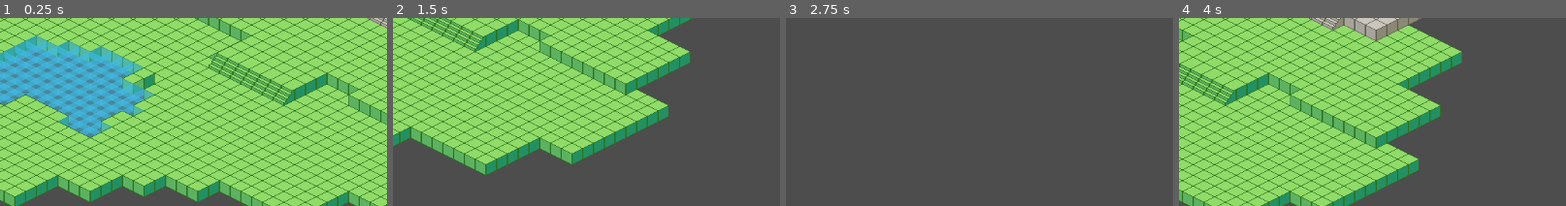
Above: before the commit, frames 1-4 (left to right).
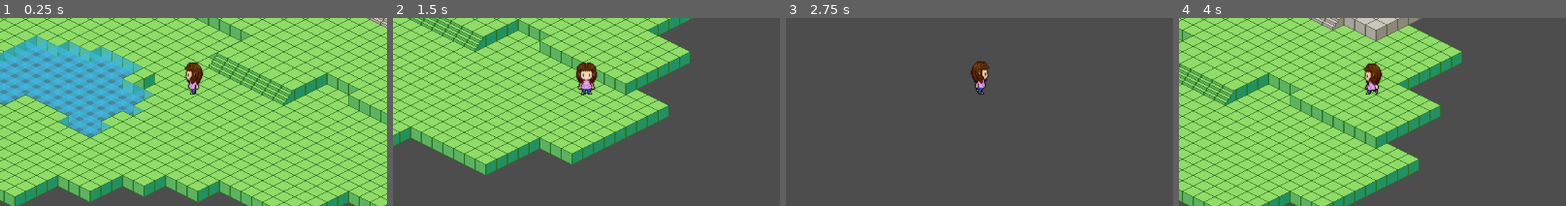
Above: after the commit, the same moments.

Repository: felixgao-0/juiceGame
Game: Godot game, scene res://main.tscn
The game is run twice, just before and just after one commit, with the same random seed, the same clock (stepped at 60 frames per second) and the same inputs.
Inputs:
- Up to frame 1 (0.25 s): no input
- Up to frame 2 (1.5 s): tap Enter at 0.5 s; hold D (move_right) 0.53-1.28 s; hold S (move_down) from 1.28 s (still down)
- Up to frame 3 (2.75 s): release S (move_down) at 2.03 s; hold D (move_right) from 2.03 s (still down)
- Up to frame 4 (4 s): release D (move_right) at 2.78 s; hold W (move_up) 2.78-3.53 s; hold A (move_left) from 3.53 s (still down)
The pictures show only the part of the screen within x 25-75%, y 42-92%; the shares and areas given below are measured in that part.

The runs differ from the first frame. In frame 1, 0.6% of the frame differs, in the area x 47-53%, y 23-41%; in frame 2, 0.8%; in frame 3, 0.6%; in frame 4, 0.6%.

Commit message:
new player model + movement animations

Diff:
--- a/assets/main_char/player.gd
+++ b/assets/main_char/player.gd
@@ -11,7 +11,7 @@
 
 # Called every frame. 'delta' is the elapsed time since the previous frame.
 func _process(delta: float) -> void:
-	var velocity = Vector2.ZERO # The player's movement vector.
+	velocity = Vector2.ZERO # The player's movement vector.
 	if Input.is_action_pressed("move_right"):
 		velocity.x += 1
 	if Input.is_action_pressed("move_left"):
@@ -26,15 +26,30 @@
 		$AnimatedSprite2D.play()
 	else:
 		$AnimatedSprite2D.stop()
+		$AnimatedSprite2D.frame = 0
 
 	position += velocity * delta
 	position = position.clamp(Vector2.ZERO, screen_size)
 
-	if velocity.x != 0:
-		$AnimatedSprite2D.animation = "walk"
-		$AnimatedSprite2D.flip_v = false
-		# See the note below about the following boolean assignment.
-		$AnimatedSprite2D.flip_h = velocity.x < 0
+	if Input.is_action_pressed("move_left"):
+		if Input.is_action_pressed("move_up"):
+			$AnimatedSprite2D.animation = "upleft"
+		elif Input.is_action_pressed("move_down"):
+			$AnimatedSprite2D.animation = "downleft"
+		else:
+			$AnimatedSprite2D.animation = "sideleft"
+	elif Input.is_action_pressed("move_right"):
+		if Input.is_action_pressed("move_up"):
+			$AnimatedSprite2D.animation = "upright"
+		elif Input.is_action_pressed("move_down"):
+			$AnimatedSprite2D.animation = "downright"
+		else:
+			$AnimatedSprite2D.animation = "sideright"
+
 	elif velocity.y != 0:
-		$AnimatedSprite2D.animation = "up"
-		$AnimatedSprite2D.flip_v = velocity.y > 0
+		if velocity.y > 0: # up = false, down = true
+			# true, so face infront for down
+			$AnimatedSprite2D.animation = "front"
+		else:
+			# false, so face away for up ^
+			$AnimatedSprite2D.animation = "back"
--- a/assets/main_char/player.tscn
+++ b/assets/main_char/player.tscn
@@ -1,50 +1,572 @@
-[gd_scene load_steps=8 format=3 uid="uid://blflwe1kl27st"]
+[gd_scene load_steps=77 format=3 uid="uid://blflwe1kl27st"]
 
 [ext_resource type="Script" path="res://assets/main_char/player.gd" id="1_6th0s"]
-[ext_resource type="Texture2D" uid="uid://d3tibc1wldi8e" path="res://assets/main_char/playerGrey_up1.png" id="1_eu2hn"]
-[ext_resource type="Texture2D" uid="uid://d2t0njpycbbi0" path="res://assets/main_char/playerGrey_up2.png" id="2_oycvf"]
-[ext_resource type="Texture2D" uid="uid://pe4al60xtsxp" path="res://assets/main_char/playerGrey_walk1.png" id="3_gifp0"]
-[ext_resource type="Texture2D" uid="uid://cls5q0s4r54an" path="res://assets/main_char/playerGrey_walk2.png" id="4_c7u5s"]
+[ext_resource type="Texture2D" uid="uid://bb5se6rgdtckw" path="res://assets/main_char/player.png" id="2_6aufi"]
+
+[sub_resource type="AtlasTexture" id="AtlasTexture_iraua"]
+atlas = ExtResource("2_6aufi")
+region = Rect2(2, 144, 23, 36)
+
+[sub_resource type="AtlasTexture" id="AtlasTexture_a5mku"]
+atlas = ExtResource("2_6aufi")
+region = Rect2(25, 144, 23, 36)
+
+[sub_resource type="AtlasTexture" id="AtlasTexture_ly5rl"]
+atlas = ExtResource("2_6aufi")
+region = Rect2(48, 144, 23, 36)
+
+[sub_resource type="AtlasTexture" id="AtlasTexture_5j1uw"]
+atlas = ExtResource("2_6aufi")
+region = Rect2(71, 144, 23, 36)
+
+[sub_resource type="AtlasTexture" id="AtlasTexture_2lerv"]
+atlas = ExtResource("2_6aufi")
+region = Rect2(94, 144, 23, 36)
+
+[sub_resource type="AtlasTexture" id="AtlasTexture_sm0ya"]
+atlas = ExtResource("2_6aufi")
+region = Rect2(117, 144, 23, 36)
+
+[sub_resource type="AtlasTexture" id="AtlasTexture_vnimk"]
+atlas = ExtResource("2_6aufi")
+region = Rect2(140, 144, 23, 36)
+
+[sub_resource type="AtlasTexture" id="AtlasTexture_snoil"]
+atlas = ExtResource("2_6aufi")
+region = Rect2(163, 144, 23, 36)
+
+[sub_resource type="AtlasTexture" id="AtlasTexture_q8b7p"]
+atlas = ExtResource("2_6aufi")
+region = Rect2(186, 144, 23, 36)
+
+[sub_resource type="AtlasTexture" id="AtlasTexture_ww6qp"]
+atlas = ExtResource("2_6aufi")
+region = Rect2(2, 252, 23, 36)
+
+[sub_resource type="AtlasTexture" id="AtlasTexture_23jpu"]
+atlas = ExtResource("2_6aufi")
+region = Rect2(25, 252, 23, 36)
+
+[sub_resource type="AtlasTexture" id="AtlasTexture_yhyuj"]
+atlas = ExtResource("2_6aufi")
+region = Rect2(48, 252, 23, 36)
+
+[sub_resource type="AtlasTexture" id="AtlasTexture_0uk2e"]
+atlas = ExtResource("2_6aufi")
+region = Rect2(71, 252, 23, 36)
+
+[sub_resource type="AtlasTexture" id="AtlasTexture_sm5q3"]
+atlas = ExtResource("2_6aufi")
+region = Rect2(94, 252, 23, 36)
+
+[sub_resource type="AtlasTexture" id="AtlasTexture_vidff"]
+atlas = ExtResource("2_6aufi")
+region = Rect2(117, 252, 23, 36)
+
+[sub_resource type="AtlasTexture" id="AtlasTexture_y0x7b"]
+atlas = ExtResource("2_6aufi")
+region = Rect2(140, 252, 23, 36)
+
+[sub_resource type="AtlasTexture" id="AtlasTexture_cp0d1"]
+atlas = ExtResource("2_6aufi")
+region = Rect2(163, 252, 23, 36)
+
+[sub_resource type="AtlasTexture" id="AtlasTexture_3nyvv"]
+atlas = ExtResource("2_6aufi")
+region = Rect2(186, 252, 23, 36)
+
+[sub_resource type="AtlasTexture" id="AtlasTexture_ujwl3"]
+atlas = ExtResource("2_6aufi")
+region = Rect2(2, 36, 23, 36)
+
+[sub_resource type="AtlasTexture" id="AtlasTexture_eqe1o"]
+atlas = ExtResource("2_6aufi")
+region = Rect2(25, 36, 23, 36)
+
+[sub_resource type="AtlasTexture" id="AtlasTexture_2ajv1"]
+atlas = ExtResource("2_6aufi")
+region = Rect2(48, 36, 23, 36)
+
+[sub_resource type="AtlasTexture" id="AtlasTexture_ponlb"]
+atlas = ExtResource("2_6aufi")
+region = Rect2(71, 36, 23, 36)
+
+[sub_resource type="AtlasTexture" id="AtlasTexture_htoat"]
+atlas = ExtResource("2_6aufi")
+region = Rect2(94, 36, 23, 36)
+
+[sub_resource type="AtlasTexture" id="AtlasTexture_a747s"]
+atlas = ExtResource("2_6aufi")
+region = Rect2(117, 36, 23, 36)
+
+[sub_resource type="AtlasTexture" id="AtlasTexture_6j3cb"]
+atlas = ExtResource("2_6aufi")
+region = Rect2(140, 36, 23, 36)
+
+[sub_resource type="AtlasTexture" id="AtlasTexture_y8de4"]
+atlas = ExtResource("2_6aufi")
+region = Rect2(163, 36, 23, 36)
+
+[sub_resource type="AtlasTexture" id="AtlasTexture_mykms"]
+atlas = ExtResource("2_6aufi")
+region = Rect2(186, 36, 23, 36)
+
+[sub_resource type="AtlasTexture" id="AtlasTexture_fjgc2"]
+atlas = ExtResource("2_6aufi")
+region = Rect2(2, 0, 23, 36)
+
+[sub_resource type="AtlasTexture" id="AtlasTexture_lo4qt"]
+atlas = ExtResource("2_6aufi")
+region = Rect2(25, 0, 23, 36)
+
+[sub_resource type="AtlasTexture" id="AtlasTexture_pyvnt"]
+atlas = ExtResource("2_6aufi")
+region = Rect2(48, 0, 23, 36)
+
+[sub_resource type="AtlasTexture" id="AtlasTexture_dff8l"]
+atlas = ExtResource("2_6aufi")
+region = Rect2(71, 0, 23, 36)
+
+[sub_resource type="AtlasTexture" id="AtlasTexture_yptvm"]
+atlas = ExtResource("2_6aufi")
+region = Rect2(94, 0, 23, 36)
+
+[sub_resource type="AtlasTexture" id="AtlasTexture_rriy2"]
+atlas = ExtResource("2_6aufi")
+region = Rect2(117, 0, 23, 36)
+
+[sub_resource type="AtlasTexture" id="AtlasTexture_al0jh"]
+atlas = ExtResource("2_6aufi")
+region = Rect2(140, 0, 23, 36)
+
+[sub_resource type="AtlasTexture" id="AtlasTexture_uwvq7"]
+atlas = ExtResource("2_6aufi")
+region = Rect2(163, 0, 23, 36)
+
+[sub_resource type="AtlasTexture" id="AtlasTexture_0bk5t"]
+atlas = ExtResource("2_6aufi")
+region = Rect2(186, 0, 23, 36)
+
+[sub_resource type="AtlasTexture" id="AtlasTexture_uxtrd"]
+atlas = ExtResource("2_6aufi")
+region = Rect2(2, 216, 23, 36)
+
+[sub_resource type="AtlasTexture" id="AtlasTexture_t8s88"]
+atlas = ExtResource("2_6aufi")
+region = Rect2(25, 216, 23, 36)
+
+[sub_resource type="AtlasTexture" id="AtlasTexture_v13tk"]
+atlas = ExtResource("2_6aufi")
+region = Rect2(48, 216, 23, 36)
+
+[sub_resource type="AtlasTexture" id="AtlasTexture_owu4e"]
+atlas = ExtResource("2_6aufi")
+region = Rect2(71, 216, 23, 36)
+
+[sub_resource type="AtlasTexture" id="AtlasTexture_6udmc"]
+atlas = ExtResource("2_6aufi")
+region = Rect2(94, 216, 23, 36)
+
+[sub_resource type="AtlasTexture" id="AtlasTexture_tlv1f"]
+atlas = ExtResource("2_6aufi")
+region = Rect2(117, 216, 23, 36)
+
+[sub_resource type="AtlasTexture" id="AtlasTexture_6jmjf"]
+atlas = ExtResource("2_6aufi")
+region = Rect2(140, 216, 23, 36)
+
+[sub_resource type="AtlasTexture" id="AtlasTexture_fmsgg"]
+atlas = ExtResource("2_6aufi")
+region = Rect2(163, 216, 23, 36)
+
+[sub_resource type="AtlasTexture" id="AtlasTexture_grkxm"]
+atlas = ExtResource("2_6aufi")
+region = Rect2(186, 216, 23, 36)
+
+[sub_resource type="AtlasTexture" id="AtlasTexture_na8qw"]
+atlas = ExtResource("2_6aufi")
+region = Rect2(2, 72, 23, 36)
+
+[sub_resource type="AtlasTexture" id="AtlasTexture_ya50g"]
+atlas = ExtResource("2_6aufi")
+region = Rect2(25, 72, 23, 36)
+
+[sub_resource type="AtlasTexture" id="AtlasTexture_sfoe2"]
+atlas = ExtResource("2_6aufi")
+region = Rect2(48, 72, 23, 36)
+
+[sub_resource type="AtlasTexture" id="AtlasTexture_srmfp"]
+atlas = ExtResource("2_6aufi")
+region = Rect2(71, 72, 23, 36)
+
+[sub_resource type="AtlasTexture" id="AtlasTexture_e8bjn"]
+atlas = ExtResource("2_6aufi")
+region = Rect2(94, 72, 23, 36)
+
+[sub_resource type="AtlasTexture" id="AtlasTexture_w5bhn"]
+atlas = ExtResource("2_6aufi")
+region = Rect2(117, 72, 23, 36)
+
+[sub_resource type="AtlasTexture" id="AtlasTexture_gre0c"]
+atlas = ExtResource("2_6aufi")
+region = Rect2(140, 72, 23, 36)
+
+[sub_resource type="AtlasTexture" id="AtlasTexture_whxm2"]
+atlas = ExtResource("2_6aufi")
+region = Rect2(163, 72, 23, 36)
+
+[sub_resource type="AtlasTexture" id="AtlasTexture_qb6l3"]
+atlas = ExtResource("2_6aufi")
+region = Rect2(186, 72, 23, 36)
+
+[sub_resource type="AtlasTexture" id="AtlasTexture_dm7ed"]
+atlas = ExtResource("2_6aufi")
+region = Rect2(2, 180, 23, 36)
+
+[sub_resource type="AtlasTexture" id="AtlasTexture_mhrhn"]
+atlas = ExtResource("2_6aufi")
+region = Rect2(25, 180, 23, 36)
+
+[sub_resource type="AtlasTexture" id="AtlasTexture_fv0q1"]
+atlas = ExtResource("2_6aufi")
+region = Rect2(48, 180, 23, 36)
+
+[sub_resource type="AtlasTexture" id="AtlasTexture_icrwa"]
+atlas = ExtResource("2_6aufi")
+region = Rect2(71, 180, 23, 36)
+
+[sub_resource type="AtlasTexture" id="AtlasTexture_lft6n"]
+atlas = ExtResource("2_6aufi")
+region = Rect2(94, 180, 23, 36)
+
+[sub_resource type="AtlasTexture" id="AtlasTexture_am80m"]
+atlas = ExtResource("2_6aufi")
+region = Rect2(117, 180, 23, 36)
+
+[sub_resource type="AtlasTexture" id="AtlasTexture_wpmny"]
+atlas = ExtResource("2_6aufi")
+region = Rect2(140, 180, 23, 36)
+
+[sub_resource type="AtlasTexture" id="AtlasTexture_gnlun"]
+atlas = ExtResource("2_6aufi")
+region = Rect2(163, 180, 23, 36)
+
+[sub_resource type="AtlasTexture" id="AtlasTexture_6oli6"]
+atlas = ExtResource("2_6aufi")
+region = Rect2(186, 180, 23, 36)
+
+[sub_resource type="AtlasTexture" id="AtlasTexture_ntf3t"]
+atlas = ExtResource("2_6aufi")
+region = Rect2(2, 108, 23, 36)
+
+[sub_resource type="AtlasTexture" id="AtlasTexture_cu0ww"]
+atlas = ExtResource("2_6aufi")
+region = Rect2(25, 108, 23, 36)
+
+[sub_resource type="AtlasTexture" id="AtlasTexture_b27ni"]
+atlas = ExtResource("2_6aufi")
+region = Rect2(48, 108, 23, 36)
+
+[sub_resource type="AtlasTexture" id="AtlasTexture_exvhq"]
+atlas = ExtResource("2_6aufi")
+region = Rect2(71, 108, 23, 36)
+
+[sub_resource type="AtlasTexture" id="AtlasTexture_u7yu3"]
+atlas = ExtResource("2_6aufi")
+region = Rect2(94, 108, 23, 36)
+
+[sub_resource type="AtlasTexture" id="AtlasTexture_chu0n"]
+atlas = ExtResource("2_6aufi")
+region = Rect2(117, 108, 23, 36)
+
+[sub_resource type="AtlasTexture" id="AtlasTexture_ll737"]
+atlas = ExtResource("2_6aufi")
+region = Rect2(140, 108, 23, 36)
+
+[sub_resource type="AtlasTexture" id="AtlasTexture_tmbuv"]
+atlas = ExtResource("2_6aufi")
+region = Rect2(163, 108, 23, 36)
+
+[sub_resource type="AtlasTexture" id="AtlasTexture_pbwbw"]
+atlas = ExtResource("2_6aufi")
+region = Rect2(186, 108, 23, 36)
 
 [sub_resource type="SpriteFrames" id="SpriteFrames_cbiii"]
 animations = [{
 "frames": [{
 "duration": 1.0,
-"texture": ExtResource("1_eu2hn")
-}, {
-"duration": 1.0,
-"texture": ExtResource("2_oycvf")
-}],
-"loop": true,
-"name": &"up",
-"speed": 5.0
-}, {
-"frames": [{
-"duration": 1.0,
-"texture": ExtResource("3_gifp0")
-}, {
-"duration": 1.0,
-"texture": ExtResource("4_c7u5s")
-}],
-"loop": true,
-"name": &"walk",
+"texture": SubResource("AtlasTexture_iraua")
+}, {
+"duration": 1.0,
+"texture": SubResource("AtlasTexture_a5mku")
+}, {
+"duration": 1.0,
+"texture": SubResource("AtlasTexture_ly5rl")
+}, {
+"duration": 1.0,
+"texture": SubResource("AtlasTexture_5j1uw")
+}, {
+"duration": 1.0,
+"texture": SubResource("AtlasTexture_2lerv")
+}, {
+"duration": 1.0,
+"texture": SubResource("AtlasTexture_sm0ya")
+}, {
+"duration": 1.0,
+"texture": SubResource("AtlasTexture_vnimk")
+}, {
+"duration": 1.0,
+"texture": SubResource("AtlasTexture_snoil")
+}, {
+"duration": 1.0,
+"texture": SubResource("AtlasTexture_q8b7p")
+}],
+"loop": true,
+"name": &"back",
+"speed": 5.0
+}, {
+"frames": [{
+"duration": 1.0,
+"texture": SubResource("AtlasTexture_ww6qp")
+}, {
+"duration": 1.0,
+"texture": SubResource("AtlasTexture_23jpu")
+}, {
+"duration": 1.0,
+"texture": SubResource("AtlasTexture_yhyuj")
+}, {
+"duration": 1.0,
+"texture": SubResource("AtlasTexture_0uk2e")
+}, {
+"duration": 1.0,
+"texture": SubResource("AtlasTexture_sm5q3")
+}, {
+"duration": 1.0,
+"texture": SubResource("AtlasTexture_vidff")
+}, {
+"duration": 1.0,
+"texture": SubResource("AtlasTexture_y0x7b")
+}, {
+"duration": 1.0,
+"texture": SubResource("AtlasTexture_cp0d1")
+}, {
+"duration": 1.0,
+"texture": SubResource("AtlasTexture_3nyvv")
+}],
+"loop": true,
+"name": &"downleft",
+"speed": 5.0
+}, {
+"frames": [{
+"duration": 1.0,
+"texture": SubResource("AtlasTexture_ujwl3")
+}, {
+"duration": 1.0,
+"texture": SubResource("AtlasTexture_eqe1o")
+}, {
+"duration": 1.0,
+"texture": SubResource("AtlasTexture_2ajv1")
+}, {
+"duration": 1.0,
+"texture": SubResource("AtlasTexture_ponlb")
+}, {
+"duration": 1.0,
+"texture": SubResource("AtlasTexture_htoat")
+}, {
+"duration": 1.0,
+"texture": SubResource("AtlasTexture_a747s")
+}, {
+"duration": 1.0,
+"texture": SubResource("AtlasTexture_6j3cb")
+}, {
+"duration": 1.0,
+"texture": SubResource("AtlasTexture_y8de4")
+}, {
+"duration": 1.0,
+"texture": SubResource("AtlasTexture_mykms")
+}],
+"loop": true,
+"name": &"downright",
+"speed": 5.0
+}, {
+"frames": [{
+"duration": 1.0,
+"texture": SubResource("AtlasTexture_fjgc2")
+}, {
+"duration": 1.0,
+"texture": SubResource("AtlasTexture_lo4qt")
+}, {
+"duration": 1.0,
+"texture": SubResource("AtlasTexture_pyvnt")
+}, {
+"duration": 1.0,
+"texture": SubResource("AtlasTexture_dff8l")
+}, {
+"duration": 1.0,
+"texture": SubResource("AtlasTexture_yptvm")
+}, {
+"duration": 1.0,
+"texture": SubResource("AtlasTexture_rriy2")
+}, {
+"duration": 1.0,
+"texture": SubResource("AtlasTexture_al0jh")
+}, {
+"duration": 1.0,
+"texture": SubResource("AtlasTexture_uwvq7")
+}, {
+"duration": 1.0,
+"texture": SubResource("AtlasTexture_0bk5t")
+}],
+"loop": true,
+"name": &"front",
+"speed": 5.0
+}, {
+"frames": [{
+"duration": 1.0,
+"texture": SubResource("AtlasTexture_uxtrd")
+}, {
+"duration": 1.0,
+"texture": SubResource("AtlasTexture_t8s88")
+}, {
+"duration": 1.0,
+"texture": SubResource("AtlasTexture_v13tk")
+}, {
+"duration": 1.0,
+"texture": SubResource("AtlasTexture_owu4e")
+}, {
+"duration": 1.0,
+"texture": SubResource("AtlasTexture_6udmc")
+}, {
+"duration": 1.0,
+"texture": SubResource("AtlasTexture_tlv1f")
+}, {
+"duration": 1.0,
+"texture": SubResource("AtlasTexture_6jmjf")
+}, {
+"duration": 1.0,
+"texture": SubResource("AtlasTexture_fmsgg")
+}, {
+"duration": 1.0,
+"texture": SubResource("AtlasTexture_grkxm")
+}],
+"loop": true,
+"name": &"sideleft",
+"speed": 5.0
+}, {
+"frames": [{
+"duration": 1.0,
+"texture": SubResource("AtlasTexture_na8qw")
+}, {
+"duration": 1.0,
+"texture": SubResource("AtlasTexture_ya50g")
+}, {
+"duration": 1.0,
+"texture": SubResource("AtlasTexture_sfoe2")
+}, {
+"duration": 1.0,
+"texture": SubResource("AtlasTexture_srmfp")
+}, {
+"duration": 1.0,
+"texture": SubResource("AtlasTexture_e8bjn")
+}, {
+"duration": 1.0,
+"texture": SubResource("AtlasTexture_w5bhn")
+}, {
+"duration": 1.0,
+"texture": SubResource("AtlasTexture_gre0c")
+}, {
+"duration": 1.0,
+"texture": SubResource("AtlasTexture_whxm2")
+}, {
+"duration": 1.0,
+"texture": SubResource("AtlasTexture_qb6l3")
+}],
+"loop": true,
+"name": &"sideright",
+"speed": 5.0
+}, {
+"frames": [{
+"duration": 1.0,
+"texture": SubResource("AtlasTexture_dm7ed")
+}, {
+"duration": 1.0,
+"texture": SubResource("AtlasTexture_mhrhn")
+}, {
+"duration": 1.0,
+"texture": SubResource("AtlasTexture_fv0q1")
+}, {
+"duration": 1.0,
+"texture": SubResource("AtlasTexture_icrwa")
+}, {
+"duration": 1.0,
+"texture": SubResource("AtlasTexture_lft6n")
+}, {
+"duration": 1.0,
+"texture": SubResource("AtlasTexture_am80m")
+}, {
+"duration": 1.0,
+"texture": SubResource("AtlasTexture_wpmny")
+}, {
+"duration": 1.0,
+"texture": SubResource("AtlasTexture_gnlun")
+}, {
+"duration": 1.0,
+"texture": SubResource("AtlasTexture_6oli6")
+}],
+"loop": true,
+"name": &"upleft",
+"speed": 5.0
+}, {
+"frames": [{
+"duration": 1.0,
+"texture": SubResource("AtlasTexture_ntf3t")
+}, {
+"duration": 1.0,
+"texture": SubResource("AtlasTexture_cu0ww")
+}, {
+"duration": 1.0,
+"texture": SubResource("AtlasTexture_b27ni")
+}, {
+"duration": 1.0,
+"texture": SubResource("AtlasTexture_exvhq")
+}, {
+"duration": 1.0,
+"texture": SubResource("AtlasTexture_u7yu3")
+}, {
+"duration": 1.0,
+"texture": SubResource("AtlasTexture_chu0n")
+}, {
+"duration": 1.0,
+"texture": SubResource("AtlasTexture_ll737")
+}, {
+"duration": 1.0,
+"texture": SubResource("AtlasTexture_tmbuv")
+}, {
+"duration": 1.0,
+"texture": SubResource("AtlasTexture_pbwbw")
+}],
+"loop": true,
+"name": &"upright",
 "speed": 5.0
 }]
 
-[sub_resource type="CapsuleShape2D" id="CapsuleShape2D_ebpok"]
-radius = 27.0
-height = 68.0
+[sub_resource type="CapsuleShape2D" id="CapsuleShape2D_t8ekk"]
+radius = 13.0
+height = 48.0
 
 [node name="Player" type="CharacterBody2D"]
+z_index = 4096
 script = ExtResource("1_6th0s")
 metadata/_edit_group_ = true
 
 [node name="AnimatedSprite2D" type="AnimatedSprite2D" parent="."]
-scale = Vector2(0.5, 0.5)
+scale = Vector2(1.5, 1.5)
 sprite_frames = SubResource("SpriteFrames_cbiii")
-animation = &"walk"
+animation = &"sideleft"
 
 [node name="CollisionShape2D" type="CollisionShape2D" parent="."]
-shape = SubResource("CapsuleShape2D_ebpok")
+position = Vector2(0, 1)
+shape = SubResource("CapsuleShape2D_t8ekk")
+metadata/_edit_group_ = true
 
 [node name="Camera2D" type="Camera2D" parent="."]
Binary file added: assets/main_char/player.png
Not shown, added: assets/main_char/player.png.import
